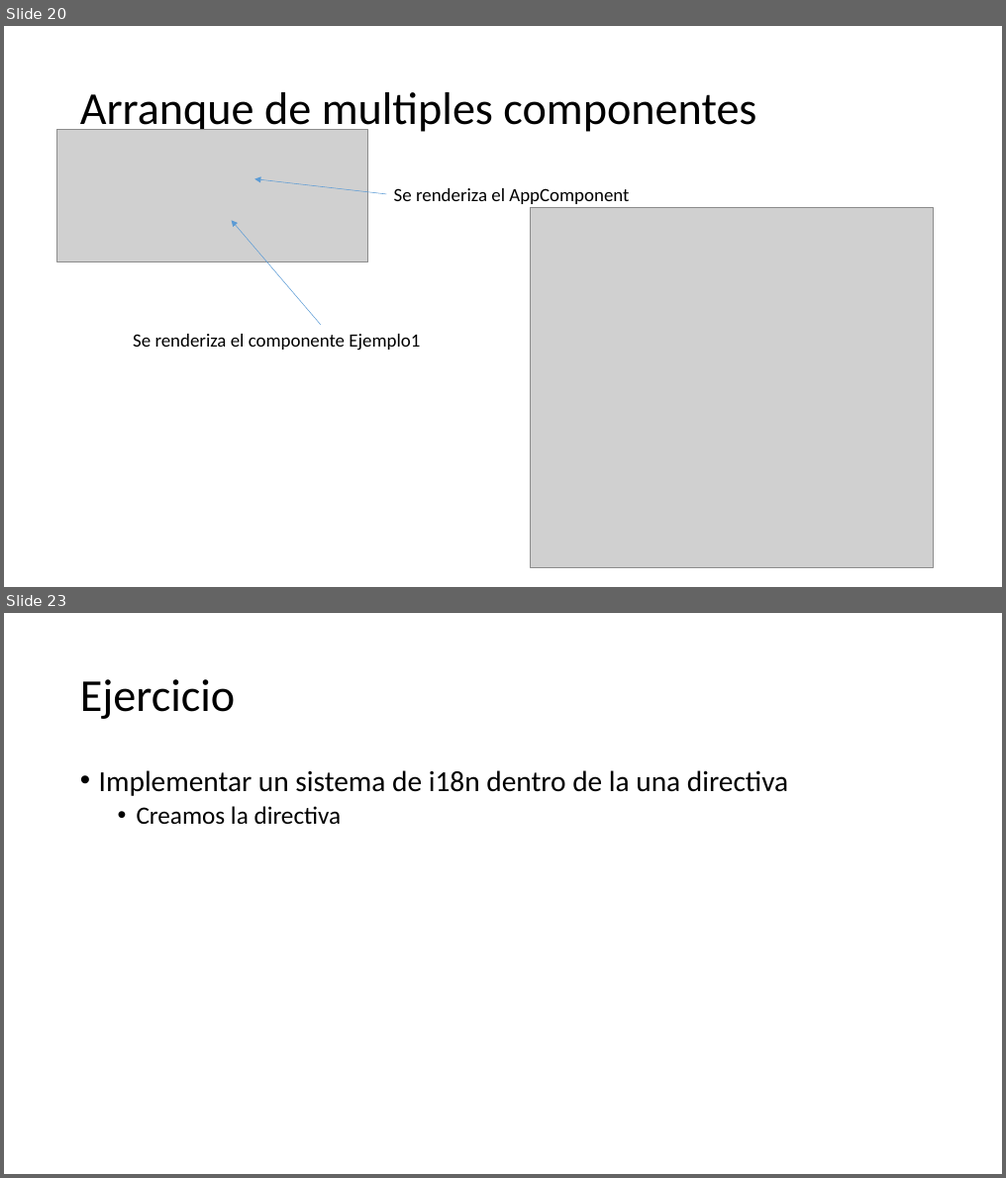
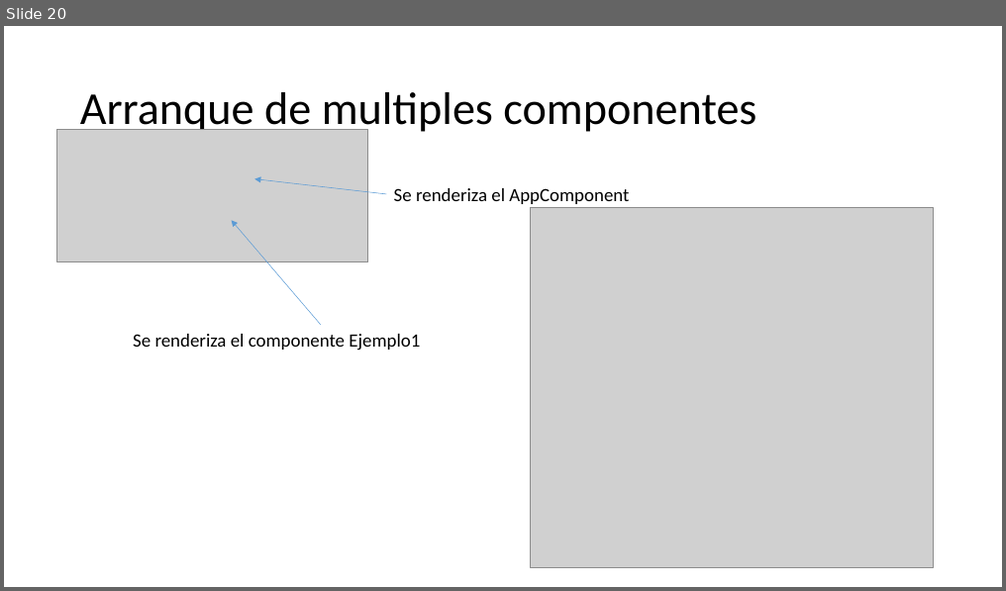
Before and after one commit to Jviejo/frontent, a slide deck: doc/angular 2 sesion 1.pptx. Shown one above the other, each under a label of ours: slides 20 and 23 before the commit, slide 20 after it; the slides between them are not shown. The pictures are 1006x1178 and 1006x591 pixels, drawn with LibreOffice and Linux fonts; fonts in the diff are those of the drawing; grey boxes stand for pictures. Boxes give left, top, right and bottom in pixels: in the first picture for what was removed or moved away, otherwise in the second. Text is boxed around its words. In the diff, an @@ line names an element or a change of style, - is before the commit and + after.

```diff
--- a/doc/angular 2 sesion 1.pptx
+++ b/doc/angular 2 sesion 1.pptx
@@ slide 23 removed at [4,613,1002,1174], background #FFFFFF @@
@@ title removed at [80,679,235,719] @@
-Ejercicio
@@ text removed at [99,770,788,825] @@
-• Implementar un sistema de i18n dentro de la una directiva
-  • Creamos la directiva
```
Also in this commit, not shown: 1 slide changed, 14 slides added, 3 other slides removed, 15 other files.
